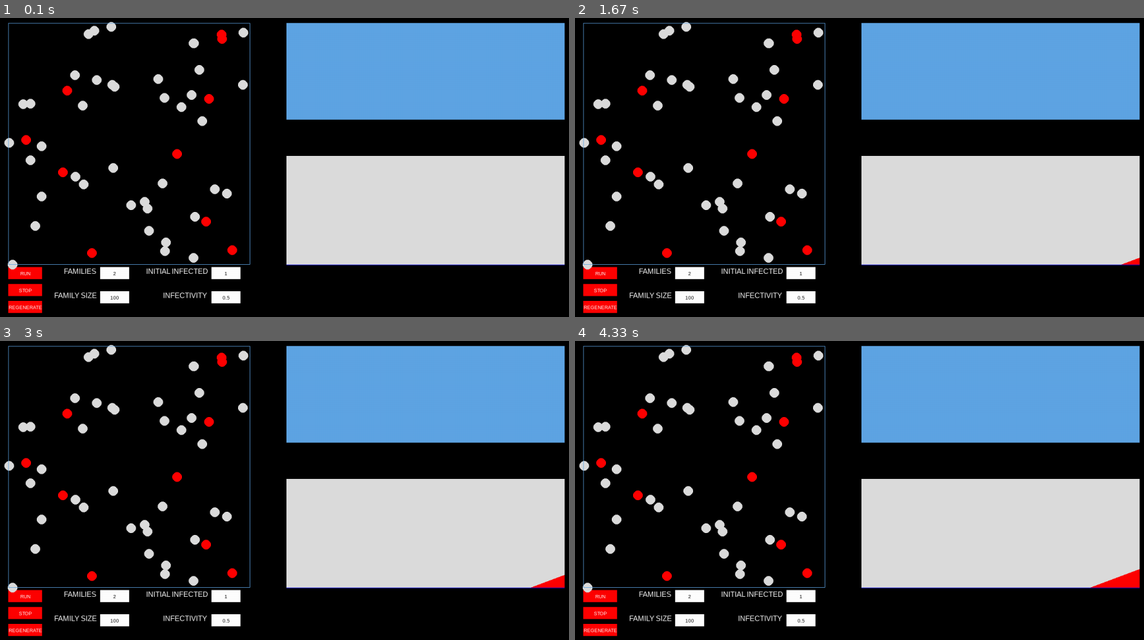
Above: before the commit, frames 1-4 (two rows, left to right).
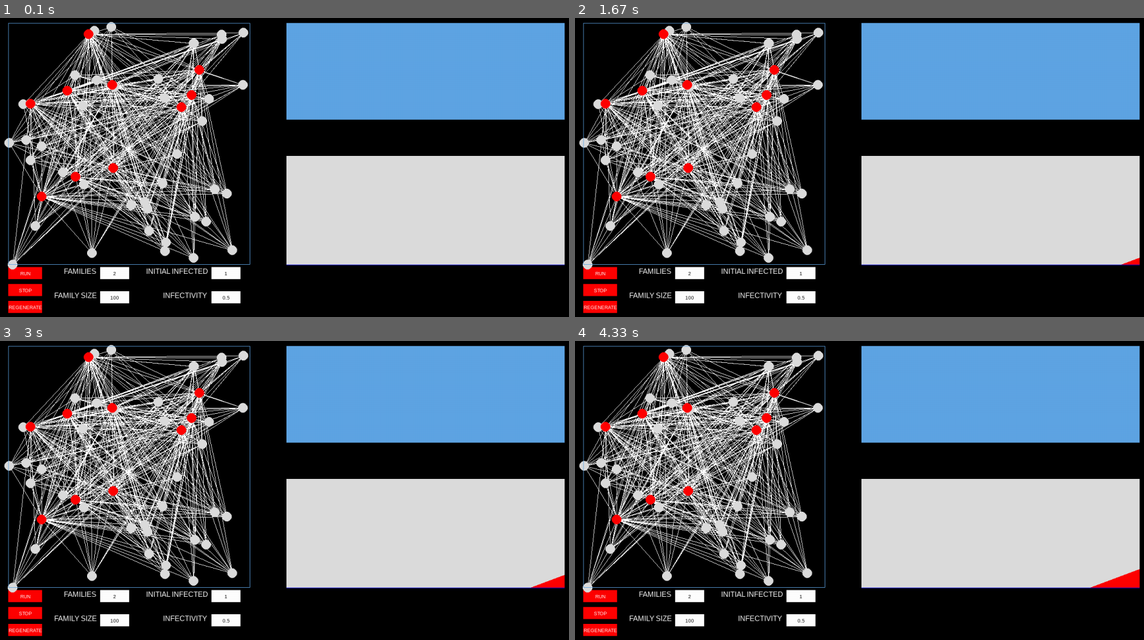
Above: after the commit, the same moments.

Repository: linyirun/EpidemicSimulator
Game: pygame game, started from pygame_testing.py
Same seed, same stepped clock (60 frames per second), same inputs: the game is played once before the commit and once after it.
Inputs (mouse positions are in pixels of both pictures, inside the frame that each line leads up to):
- Up to frame 1 (0.1 s): no input
- Up to frame 2 (1.67 s): click "RUN" at 0.4 s; click (865, 185) at 0.73 s; click "1" at 1.07 s; click (1075, 275) at 1.4 s
- Up to frame 3 (3 s): click "100" at 2.23 s; click (267, 436) at 2.57 s
- Up to frame 4 (4.33 s): click "2" at 3.4 s; click (1041, 481) at 3.73 s

The runs differ from the first frame. In frame 1, 15% of the frame differs, in the area x 2-43%, y 3-82%; in frame 2, 15%; in frame 3, 15%; in frame 4, 15%.

Commit message:
FIrst commit

Diff:
--- a/graph.py
+++ b/graph.py
@@ -18,8 +18,8 @@
         person1.family.add(person2)
         person2.family.add(person1)
 
-    def update_edge(self, current_frame, recover_period: int,
-                    close_contact_distance: int):
+    def update_edge(self, current_frame, recover_period: int, close_contact_distance: int):
+        print(len(self.infected))
         for patient in self.infected:
             patient.close_contact = {}
             if current_frame - patient.infection_frame > recover_period:
@@ -28,9 +28,8 @@
                 self.recovered.add(patient)
             else:
                 for person in self.susceptible:
-                    if ((person.location[0] - patient.location[0])**2 +
-                        (person.location[1] - patient.location[1])**
-                            2)**0.5 < close_contact_distance:
+                    if ((person.location[0] - patient.location[0]) ** 2 + (
+                            person.location[1] - patient.location[1]) ** 2) ** 0.5 < close_contact_distance:
                         patient.create_close_contact_edge(person)
 
     def make_infection(self):
--- a/person.py
+++ b/person.py
@@ -1,11 +1,9 @@
 from __future__ import annotations
 import random
 from typing import Optional
-
 SUSCEPTIBLE = 1
 INFECTED = 2
 RECOVERED = 3
-
 
 class Person:
     family_id: int
@@ -14,9 +12,9 @@
     move: [int, int]
     moving_distance: float
     speed: float
-    close_contact: dict[Person:Edge]
-    family: dict[Person:Edge]
-    infection_frame: Optional[int]  # the number of frame that this
+    close_contact: dict[Person: Edge]
+    family: dict[Person: Edge]
+    infection_frame: Optional[int] # the number of frame that this
 
     # initial location could be list of list as keeps list of moves [[0,0], [3,10]] initial should be starting point example 0,0
     def __init__(self, x: int, y: int, speed: float, family_id: int):
@@ -27,15 +25,15 @@
         self.location = [x, y]
         self.speed = speed
         self.move = [0, 0]
+        self.close_contact = {}
         self.infection_frame = None
+
 
     def make_move(self, time_elapsed: float) -> None:
         """Makes random moves for person in a Brownian motion by updating location"""
         x, y = self.location
-        dx, dy = random.uniform(-self.moving_distance,
-                                self.moving_distance), random.uniform(
-                                    -self.moving_distance,
-                                    self.moving_distance)
+        dx, dy = random.uniform(-self.moving_distance, self.moving_distance), random.uniform(-self.moving_distance,
+                                                                                             self.moving_distance)
         elapsed_seconds = time_elapsed / 10  # divide by speed of 10 frames per second
         distance_moved = elapsed_seconds * self.speed
         x += dx * distance_moved
@@ -56,7 +54,7 @@
         """
         person.state is SUSCEPTIBLE
         """
-        self.close_contact.add(person)
+        self.close_contact[person] = Edge(self, person)
 
 
 class Edge:
--- /dev/null
+++ b/plotly_testing.py
@@ -0,0 +1,12 @@
+import pandas
+import plotly as pt
+import pandas as pd
+import plotly.express as px
+
+
+if __name__ == '__main__':
+    data1 = [[1, 2, 3, 4, 5], [5, 4, 2, 1, 1], [7, 8, 6, 7, 8], [9, 4, 2, 1, 1], [9, 3, 2, 1, 1]]
+    pandas1 = pandas.DataFrame(data1)
+    pandas1.columns = ["Sequence", "Start", "End", "Coverage", 'Lols']
+    fig = px.scatter(pandas1, x='Sequence', y='Start')
+    fig.show()
--- a/main.py
+++ b/pygame_testing.py
@@ -107,7 +107,7 @@
 
     def __init__(self, x: int, y: int, w: int, h: int, text: str,
                  text_color: tuple[int, int,
-                                   int], background_c: tuple[int, int, int],
+                 int], background_c: tuple[int, int, int],
                  hover: bool, input_type: str, bounds: tuple[float | int,
                                                              float | int]):
         """Initialize with the given information"""
@@ -232,8 +232,7 @@
     py.draw.circle(screen, colour, position, NODE_RADIUS)
 
 
-def draw_edge(position1: tuple[int, int], position2: tuple[int, int],
-              colour: tuple[int, int, int]) -> None:
+def draw_edge(position1: tuple[int, int], position2: tuple[int, int], colour: tuple[int, int, int]) -> None:
     """Draws an edge between the two points
 
     Preconditions:
@@ -306,6 +305,7 @@
     # TODO: Implement this using the what the user inputs
     stacked_graph = StackedAreaGraph(temp_population)
     simulation = sim(5, 10, 5, 100, 10)
+    simulation.frame()
     main_graph = simulation.simu_graph
 
     done = False
@@ -357,7 +357,7 @@
             # updates bounds for initial infected
             if b is inital_infected_b:
                 b.bounds = (1, int(fam_pop_b.text) * int(fam_b.text) if
-                            fam_pop_b.text != '' and fam_b.text != '' else 1)
+                fam_pop_b.text != '' and fam_b.text != '' else 1)
                 if b.text != '':
                     b.text = str(
                         min(
@@ -366,7 +366,17 @@
                             fam_pop_b.text != '' and fam_b.text != '' else 1))
             b.update()
 
-        # Update the main graph
+        # update main graph edges
+        for i in main_graph.susceptible:
+            for p in i.close_contact:
+                draw_edge((i.location[0] + 25, i.location[1] + 25), (p.location[0] + 25, p.location[1] + 25), WHITE)
+        for j in main_graph.infected:
+            for m in j.close_contact:
+                draw_edge((j.location[0] + 25, j.location[1] + 25), (m.location[0] + 25, m.location[1] + 25), WHITE)
+        for k in main_graph.susceptible:
+            for n in k.close_contact:
+                draw_edge((k.location[0] + 25, k.location[1] + 25), (n.location[0] + 25, n.location[1] + 25), WHITE)
+        # Update the main graph nodes
         for i in main_graph.susceptible:
             x = i.location[0]
             y = i.location[1]
--- a/simulation.py
+++ b/simulation.py
@@ -12,21 +12,22 @@
     family_size: int
     frame_num: int
     infected: set
-    recover_period: int  # in second
+    recover_period: int # in second
 
-    def __init__(self, num_family: int, family_size: int, speed: float,
-                 recover_period, initial_infected: int):
+    def __init__(self, num_family: int, family_size: int, speed: float, recover_period, initial_infected: int):
         """
         Initialize the simulation class
         Preconditions:
             - initial_infected <= num_family * family_size
         """
-        self.close_contact_distance = 10
+        self.close_contact_distance = 1000
         self.recover_period = recover_period
         self.simu_graph = Graph()
         self.infected = set()
         self.frame_num = 0
-        for i in range(1, num_family + 1):
+        self.num_family = num_family
+        self.family_size = family_size
+        for i in range(1, num_family+1):
             added = set()
             # Create a clique between this family, and add each person in the family to the suspectible
             # set in the graph
@@ -42,6 +43,7 @@
         # Randomly choose initial_infected number of people to be infected
         for _ in range(initial_infected):
             to_infect = self.simu_graph.susceptible.pop()
+            to_infect.infection_frame = 0
             self.simu_graph.infected.add(to_infect)
 
     def frame(self):
@@ -51,9 +53,8 @@
                 person.state = INFECTED
                 person.infection_frame = self.frame_num
                 self.simu_graph.infected.add(person)
-            self.simu_graph.update_edge(self.frame_num, self.recover_period,
-                                        self.close_contact_distance)
-            self.infected = self.simu_graph.make_infection(self.frame_num)
+            self.simu_graph.update_edge(self.frame_num, self.recover_period, self.close_contact_distance)
+            # self.infected = self.simu_graph.make_infection(self.frame_num)
         else:
             print('Done')
 
Binary file added: carrot.png
Not shown, added: .DS_Store
